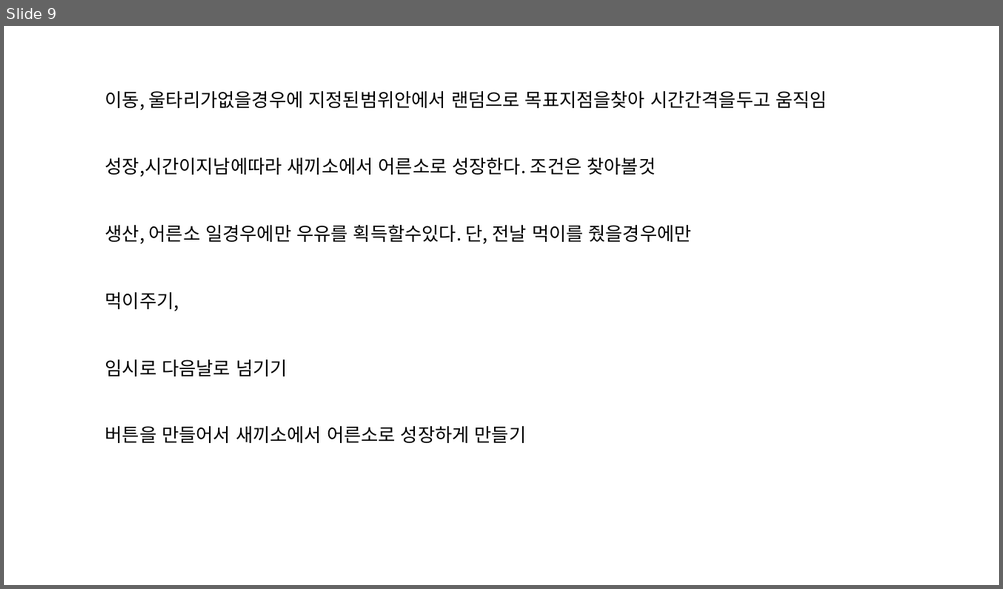
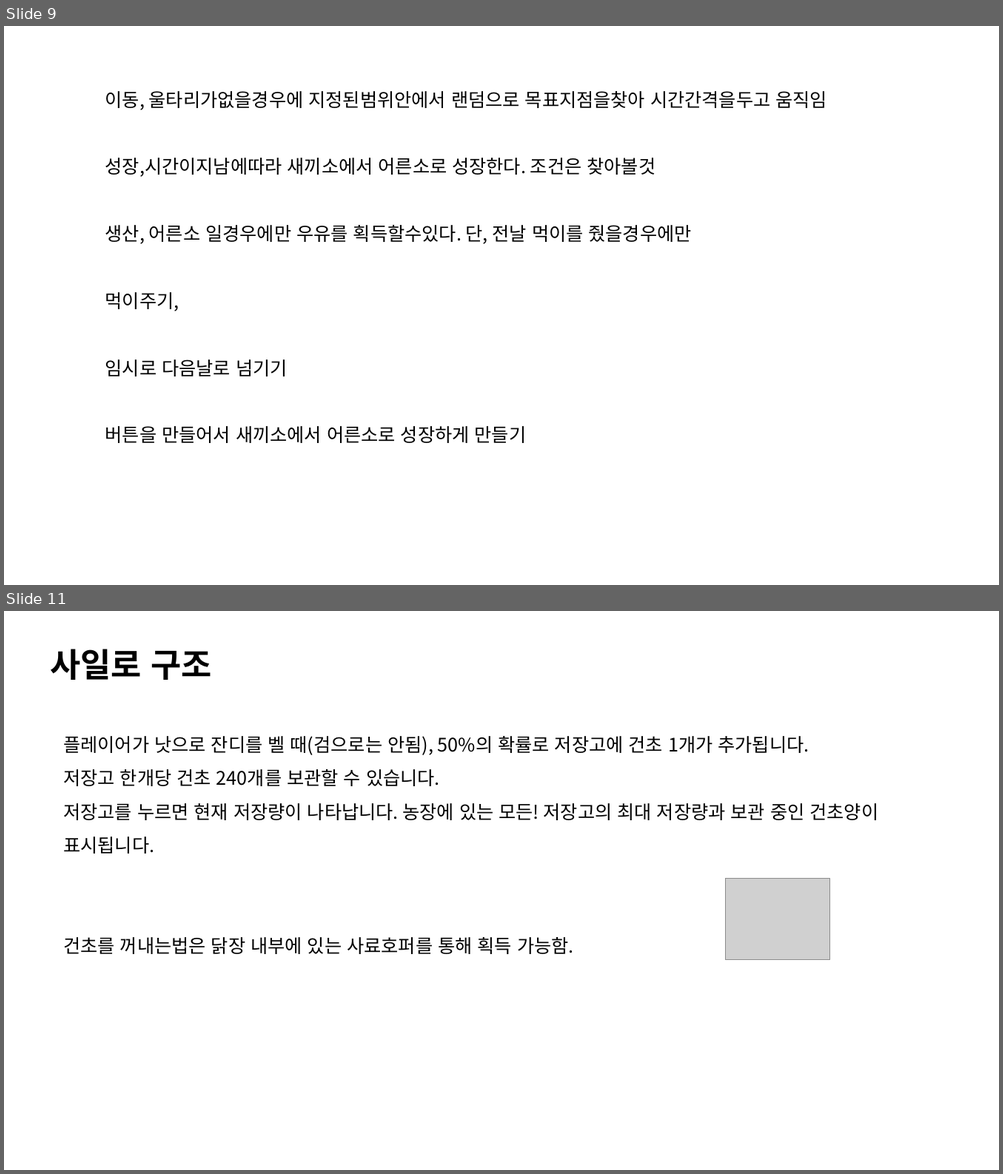
Before and after one commit to starlight97/PandaVillage, a slide deck: GDD/컨셉/목축시스템.pptx. Shown one above the other, each under a label of ours: slide 9 before the commit, slides 9 and 11 after it; the slides between them are not shown. The pictures are 1003x589 and 1003x1174 pixels, drawn with LibreOffice and Linux fonts; fonts in the diff are those of the drawing; grey boxes stand for pictures. Boxes give left, top, right and bottom in pixels: in the first picture for what was removed or moved away, otherwise in the second. Text is boxed around its words. In the diff, an @@ line names an element or a change of style, - is before the commit and + after.

```diff
--- a/GDD/컨셉/목축시스템.pptx
+++ b/GDD/컨셉/목축시스템.pptx
@@ slide 11 added at box(4, 611, 999, 1170), background #FFFFFF @@
@@ text added at box(50, 649, 212, 680), 32 pt, text #000000, bold @@
+사일로 구조
@@ text added at box(63, 736, 879, 954), 18 pt, text #000000 @@
+플레이어가 낫으로 잔디를 벨 때(검으로는 안됨), 50%의 확률로 저장고에 건초 1개가 추가됩니다.
+저장고 한개당 건초 240개를 보관할 수 있습니다.
+저장고를 누르면 현재 저장량이 나타납니다. 농장에 있는 모든! 저장고의 최대 저장량과 보관 중인 건초양이 표시됩니다.
+건초를 꺼내는법은 닭장 내부에 있는 사료호퍼를 통해 획득 가능함.
@@ picture added at box(726, 878, 830, 960) @@
```
Also in this commit, not shown: 1 slide changed, 1 other slide added, 27 other files.
